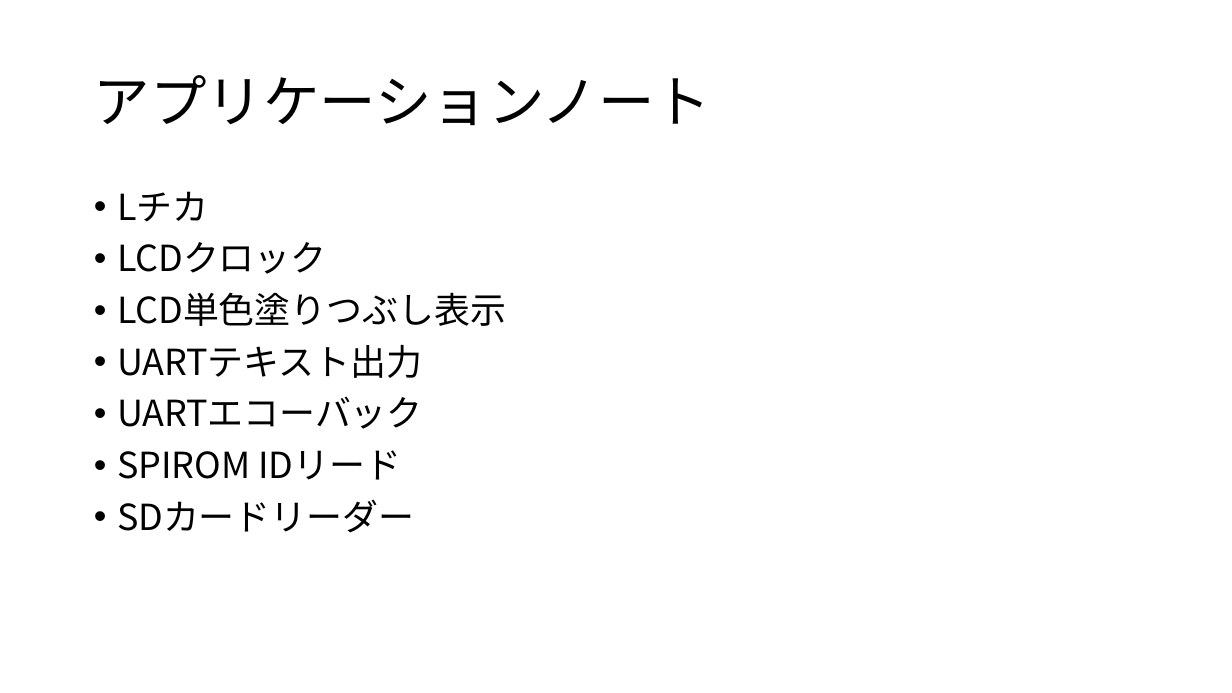
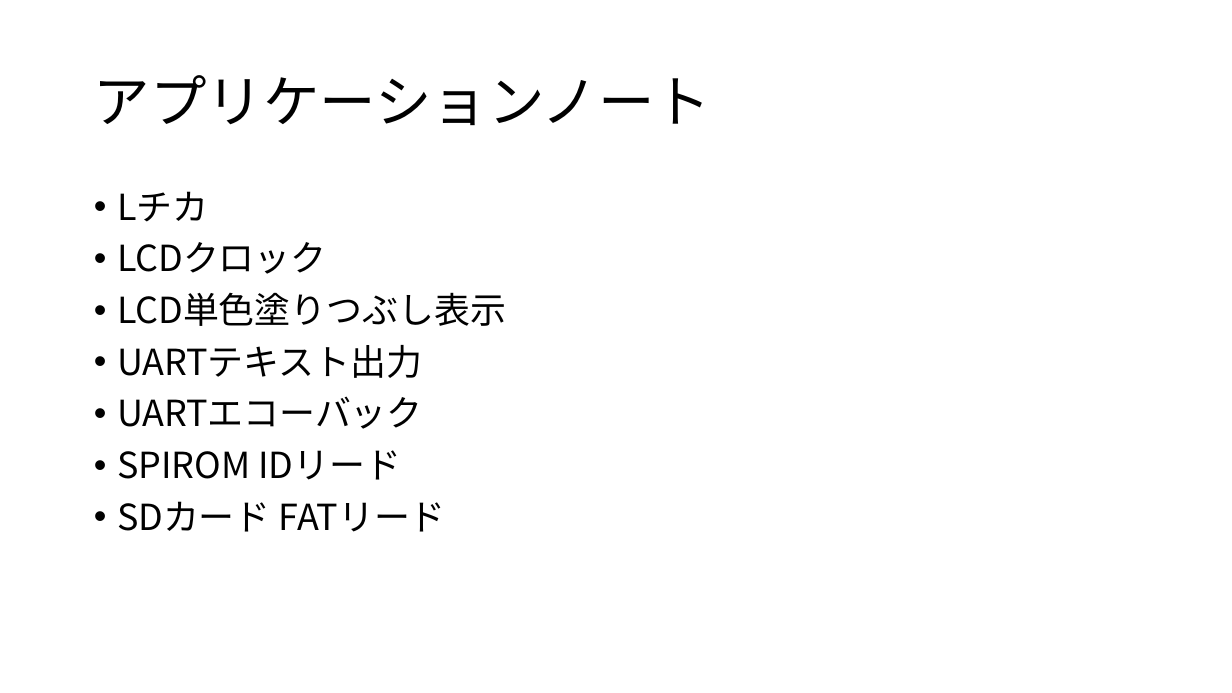
Before and after one commit to moku828/sh7262_an, a slide deck: slide 2 of SH7262アプリケーションノート.pptx. Drawn at 1232x693 pixels with LibreOffice and Linux fonts; fonts in the diff are those of the drawing. Boxes give left, top, right and bottom in pixels: in the first picture for what was removed or moved away, otherwise in the second. Text is boxed around its words. In the diff, an @@ line names an element or a change of style, - is before the commit and + after.

```diff
--- a/SH7262アプリケーションノート.pptx
+++ b/SH7262アプリケーションノート.pptx
@@ text at [117,501,446,532]: text changed @@
-• SDカードリーダー
+• SDカード FATリード
```
Also in this commit, not shown: 6 slides added, 5 other files.
